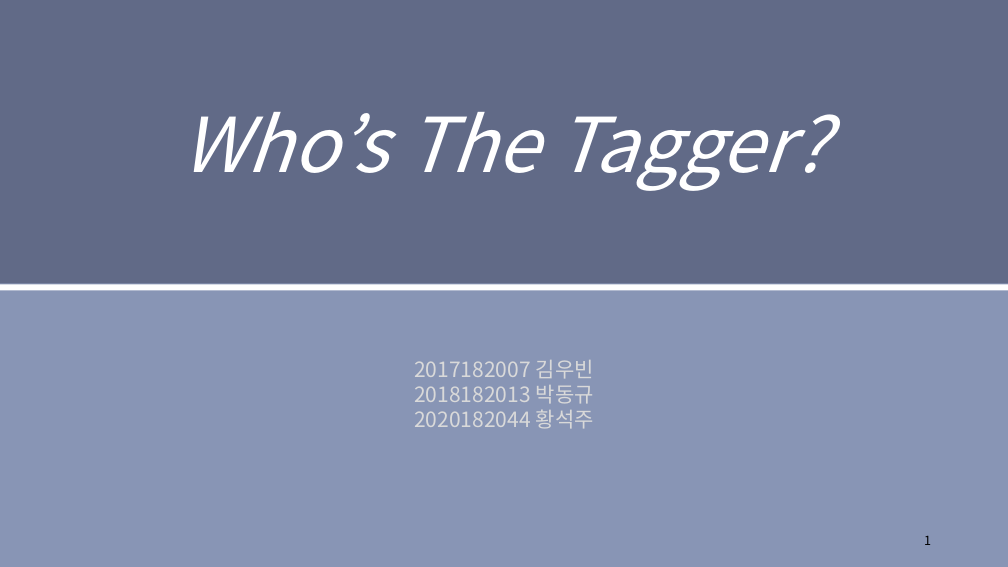
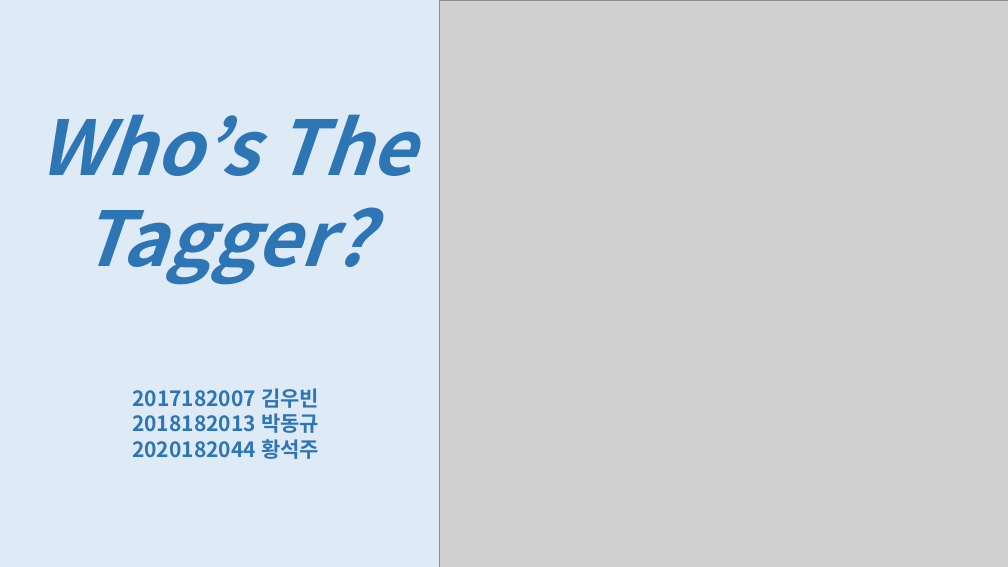
Before and after one commit to TUKoreaEscape/Graduation_Project, a slide deck: slide 1 of Graduation_Document/중간발표.pptx. Drawn at 1008x567 pixels with LibreOffice and Linux fonts; fonts in the diff are those of the drawing; grey boxes stand for pictures. Boxes give left, top, right and bottom in pixels: in the first picture for what was removed or moved away, otherwise in the second. Text is boxed around its words. In the diff, an @@ line names an element or a change of style, - is before the commit and + after.

```diff
--- a/Graduation_Document/중간발표.pptx
+++ b/Graduation_Document/중간발표.pptx
@@ background #FFFFFF to #DEEBF7 @@
@@ rectangle removed at (x1=0, y1=0, x2=1008, y2=567) @@
@@ picture added at (x1=439, y1=0, x2=1008, y2=567) @@
@@ text "Who’s The Tagger?" moved from (x1=0, y1=0, x2=1008, y2=284) to (x1=37, y1=114, x2=415, y2=285) @@
@@ text "Who’s The Tagger?" at (x1=37, y1=114, x2=415, y2=285): text colour #FFFFFF to #2E75B6, bold on; fill #616A87 to none @@
@@ rectangle removed at (x1=0, y1=284, x2=1008, y2=290) @@
@@ text "2017182007 김우빈" moved from (x1=414, y1=360, x2=594, y2=429) to (x1=132, y1=388, x2=319, y2=459) @@
@@ text "2017182007 김우빈" at (x1=132, y1=388, x2=319, y2=459): text colour #D9D9D9 to #2E75B6, bold on @@
@@ page number removed at (x1=924, y1=536, x2=931, y2=545) @@
-1
```
Also in this commit, not shown: 13 other slides changed, 1 slide removed.
